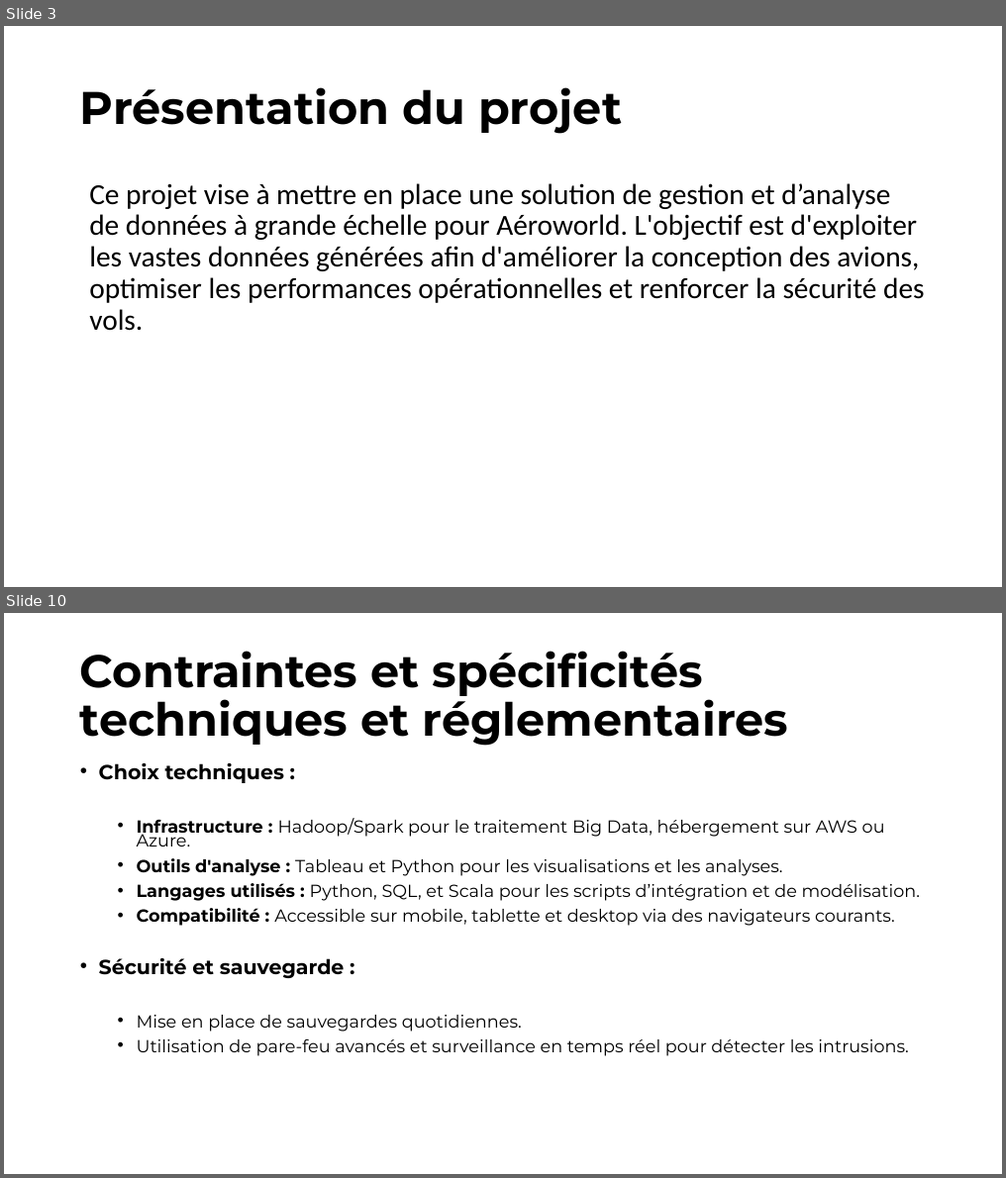
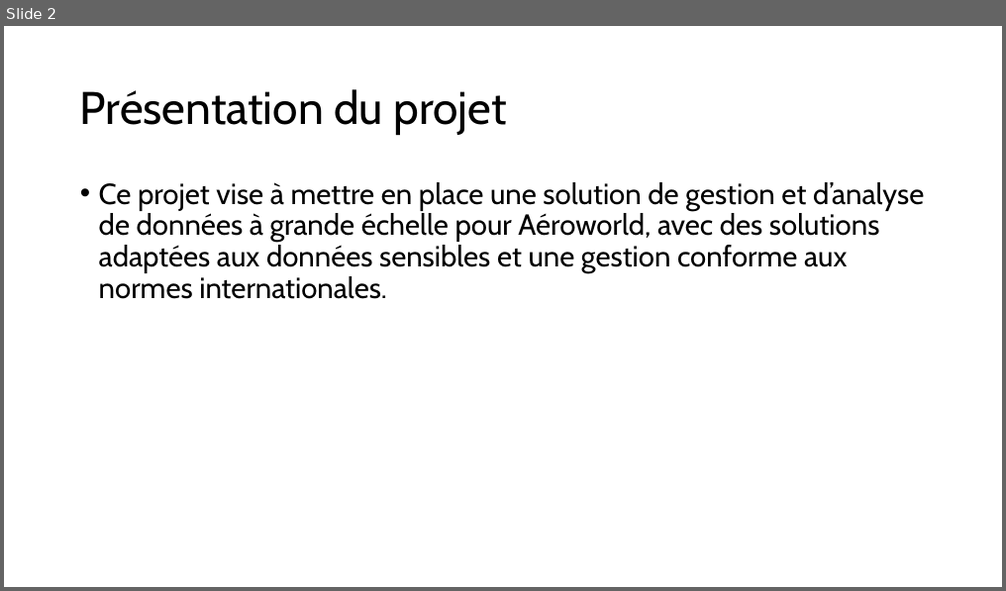
Before and after one commit to obenmaha/Download, a slide deck: Trame cahier des charges.pptx. Shown one above the other, each under a label of ours: slides 3 and 10 before the commit, slide 2 after it; the slides between them are not shown. The pictures are 1006x1178 and 1006x591 pixels, drawn with LibreOffice and Linux fonts; fonts in the diff are those of the drawing. Boxes give left, top, right and bottom in pixels: in the first picture for what was removed or moved away, otherwise in the second. Text is boxed around its words. In the diff, an @@ line names an element or a change of style, - is before the commit and + after.

```diff
--- a/Trame cahier des charges.pptx
+++ b/Trame cahier des charges.pptx
@@ slide 10 removed at (x1=4, y1=613, x2=1002, y2=1174), background #FFFFFF @@
@@ title removed at (x1=80, y1=651, x2=788, y2=746) @@
-Contraintes et spécificités techniques et réglementaires
@@ text removed at (x1=99, y1=763, x2=921, y2=1057) @@
-• Choix techniques :
-  • Infrastructure : Hadoop/Spark pour le traitement Big Data, hébergement sur AWS ou Azure.
-  • Outils d'analyse : Tableau et Python pour les visualisations et les analyses.
-  • Langages utilisés : Python, SQL, et Scala pour les scripts d’intégration et de modélisation.
-  • Compatibilité : Accessible sur mobile, tablette et desktop via des navigateurs courants.
-• Sécurité et sauvegarde :
-  • Mise en place de sauvegardes quotidiennes.
-  • Utilisation de pare-feu avancés et surveillance en temps réel pour détecter les intrusions.
@@ what was slide 3 is now slide 2 @@
@@ slide 2 changed as well @@
@@ title "Présentation du projet" at (x1=80, y1=89, x2=507, y2=135): font Montserrat to Cabin, bold off @@
@@ text at (x1=99, y1=182, x2=924, y2=299): text changed; font Calibri to Cabin @@
-Ce projet vise à mettre en place une solution de gestion et d’analyse de données à grande échelle pour Aéroworld. L'objectif est d'exploiter les vastes données générées afin d'améliorer la conception des avions, optimiser les performances opérationnelles et renforcer la sécurité des vols.
+• Ce projet vise à mettre en place une solution de gestion et d’analyse de données à grande échelle pour Aéroworld, avec des solutions adaptées aux données sensibles et une gestion conforme aux normes internationales.
```
Also in this commit, not shown: 6 other slides changed, 2 slides added, 6 other slides removed.
